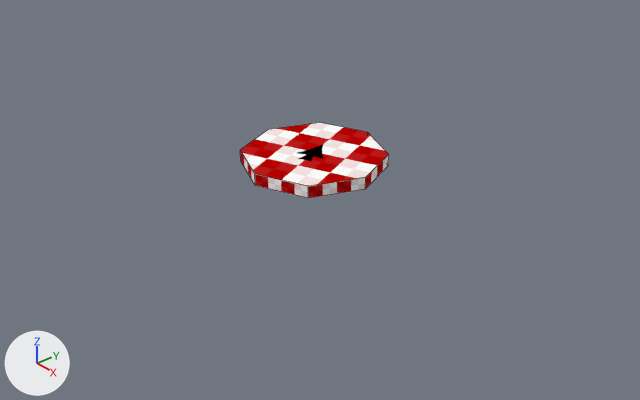
One commit to the Blender file projects/marloth/client/assets/blend/models/architecture/architecture.blend: the scene before it, then after it.
The view is the same before and after, from a 50 mm camera at (16.44, -14.1, 10.38) aimed at (0.51, -0.24, -1.0). The lights are fixed; the arrows at lower left show +X, +Y and +Z. Mesh edges are drawn as thin lines. The same objects are shown in both versions, whatever each file hides.

In view in the first picture: 'circle-floor'.
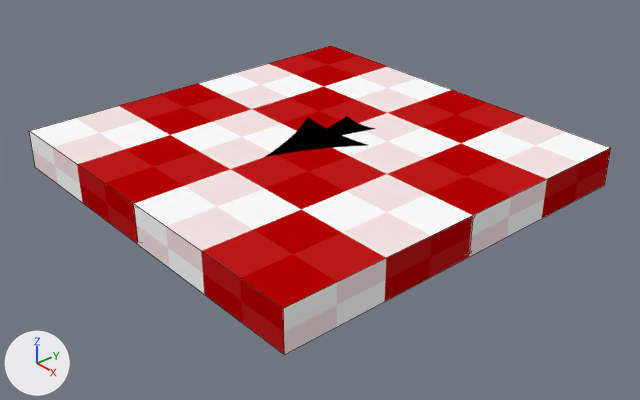
Edits to the bpy script that builds the scene:
```text
Change me_square_floor:
    where me_square_floor.from_pydata(...)  # 8 vertices, 6 faces; spans x -0.5..0.5, y -0.5..0.5, z -0.05..0.05
    used by ob_square_floor; location = (0.0, 0.0, 0.0)
    me_square_floor part 1
    me_square_floor.vertices[0].co: (-0.5, -0.5, -0.05) -> (-5.504, -5.504, -0.55)  # not seen -> pixel (35, 167)
    me_square_floor.vertices[1].co: (-0.5, -0.5, 0.05) -> (-5.504, -5.504, 0.55)  # not seen -> pixel (29, 130)
    me_square_floor.vertices[2].co: (-0.5, 0.5, -0.05) -> (-5.504, 5.504, -0.55)
    me_square_floor.vertices[3].co: (-0.5, 0.5, 0.05) -> (-5.504, 5.504, 0.55)  # not seen -> pixel (331, 45)
    me_square_floor.vertices[4].co: (0.5, -0.5, -0.05) -> (5.504, -5.504, -0.55)  # not seen -> pixel (284, 354)
    me_square_floor.vertices[5].co: (0.5, -0.5, 0.05) -> (5.504, -5.504, 0.55)  # not seen -> pixel (283, 308)
    me_square_floor.vertices[6].co: (0.5, 0.5, -0.05) -> (5.504, 5.504, -0.55)  # not seen -> pixel (604, 185)
    me_square_floor.vertices[7].co: (0.5, 0.5, 0.05) -> (5.504, 5.504, 0.55)  # not seen -> pixel (610, 147)
```

Location of each change, [x1, y1, x2, y2] in pixels of the pictures (640 x 400 px):
'square-floor', reshaped (not visible before): after [29, 46, 611, 355]
'circle-floor', unchanged, covered by the edit: before [240, 122, 389, 198]; after [133, 206, 474, 254]
